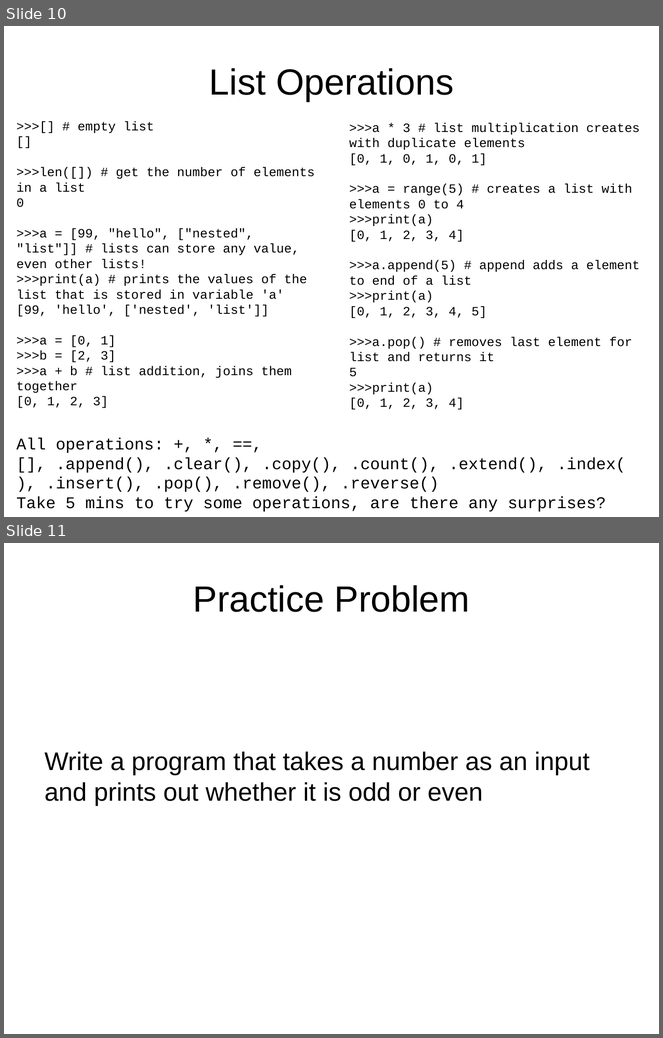
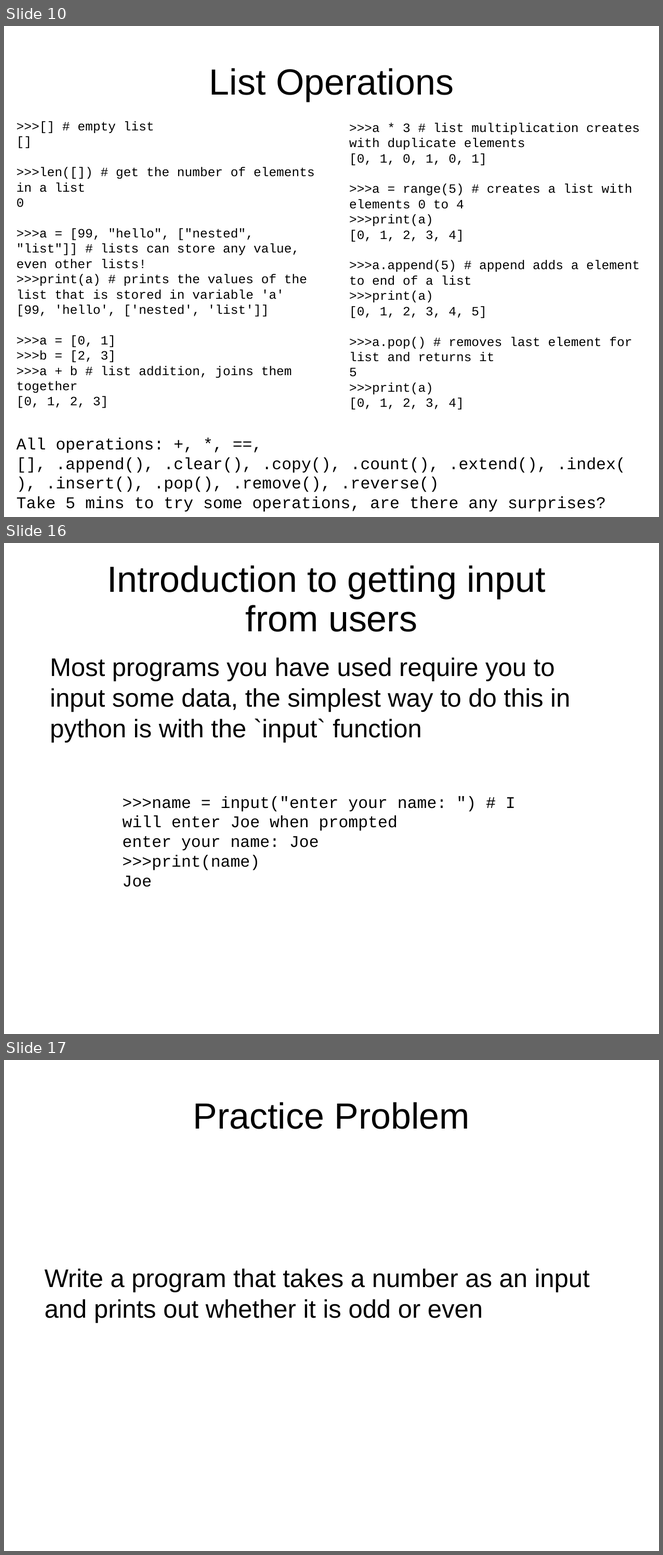
Before and after one commit to jyesselm/Chem991E, a slide deck: 01_introduction_to_python/slides.pptx. Shown one above the other, each under a label of ours: slides 10 and 11 before the commit, slides 10, 16 and 17 after it; the slides between them are not shown. The pictures are 663x1038 and 663x1555 pixels, drawn with LibreOffice and Linux fonts; fonts in the diff are those of the drawing. Boxes give left, top, right and bottom in pixels: in the first picture for what was removed or moved away, otherwise in the second. Text is boxed around its words. In the diff, an @@ line names an element or a change of style, - is before the commit and + after.

```diff
--- a/01_introduction_to_python/slides.pptx
+++ b/01_introduction_to_python/slides.pptx
@@ slide 16 added at box(4, 543, 659, 1034), background #FFFFFF @@
@@ title added at box(107, 565, 546, 632), 40 pt, text #000000 @@
+Introduction to getting input
+from users
@@ text added at box(50, 657, 570, 743), 28 pt, text #000000 @@
+Most programs you have used require you to input some data, the simplest way to do this in python is with the `input` function
@@ text added at box(123, 796, 516, 887), 18 pt, text #000000 @@
+>>>name = input("enter your name: ") # I will enter Joe when prompted
+enter your name: Joe
+>>>print(name)
+Joe
@@ what was slide 11 is now slide 17 @@
```
Also in this commit, not shown: 5 other slides added, 3 other files.
